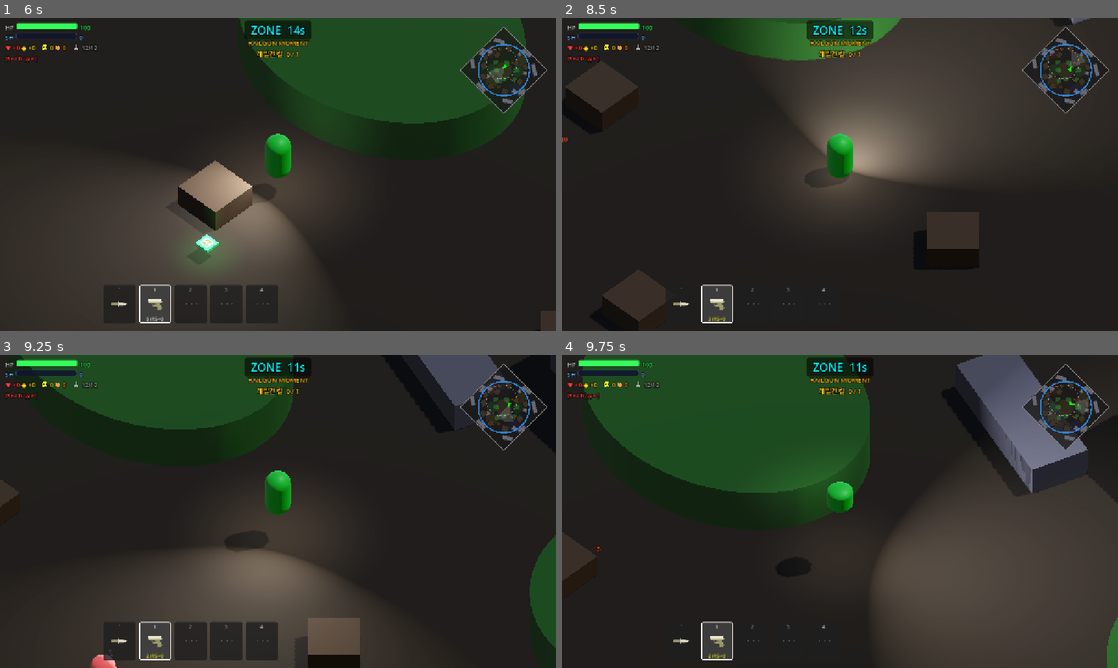
Above: before the commit, frames 1-4 (two rows, left to right).
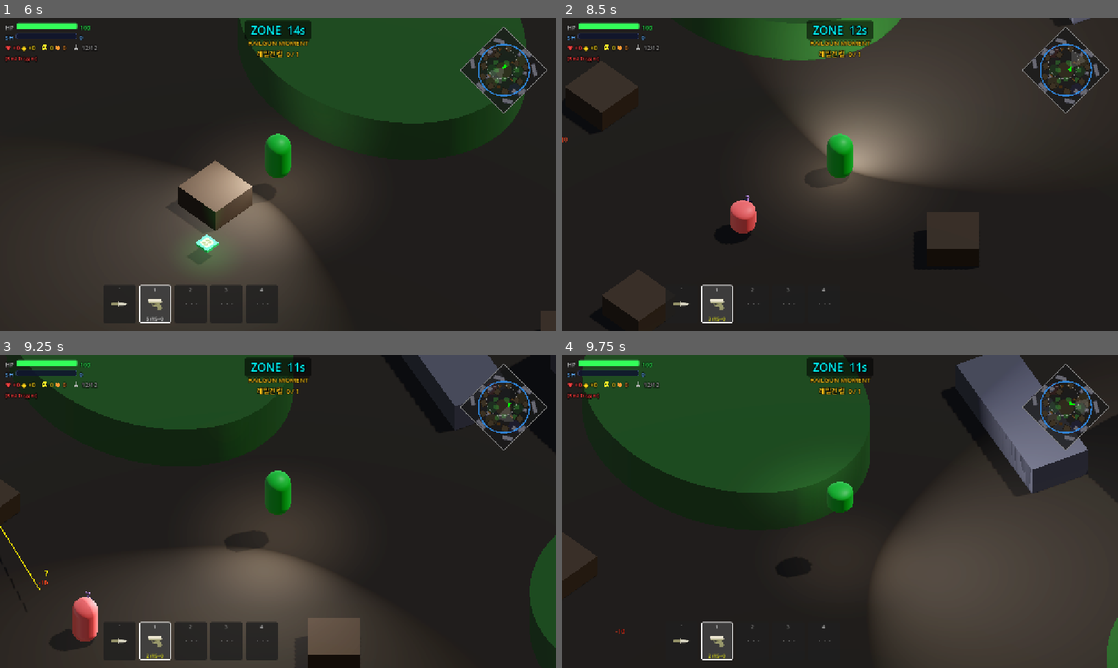
Above: after the commit, the same moments.

Repository: Kyulhee/battle-capsule
Game: Godot game, scene res://src/Main.tscn
The game is run twice, just before and just after one commit, with the same random seed, the same clock (stepped at 60 frames per second) and the same inputs.
Inputs (mouse positions are in pixels of both pictures, inside the frame that each line leads up to):
- Up to frame 1 (6 s): click "START MATCH" at 0.5 s; click "START MATCH" at 1.25 s; click "쉬움" at 2 s; click "보통" at 2.75 s; click "어려움" at 3.5 s; click "지옥" at 4.25 s; click "RECORDS" at 5 s; click "선택" at 5.75 s
- Up to frame 2 (8.5 s): tap Enter at 6.5 s; move the mouse to (962, 158) at 6.52 s; hold D (ui_right) 6.53-7.28 s; tap Q (heal) at 6.6, 7.55, 8.1 s; click (962, 158) at 6.67 s; tap Space at 6.77, 7.52 s; move the mouse to (728, 190) at 7.27 s; hold S (ui_down) 7.28-8.03 s; click (728, 190) at 7.35 s; move the mouse to (895, 105) at 8.02 s; hold D (ui_right) from 8.03 s (still down)
- Up to frame 3 (9.25 s): move the mouse to (250, 574) at 8.77 s; release D (ui_right) at 8.78 s; hold W (ui_up) from 8.78 s (still down); tap F (interact) at 8.85 s; click (250, 574) at 8.92 s; tap Space at 9.02 s; tap Q (heal) at 9.05 s
- Up to frame 4 (9.75 s): move the mouse to (1006, 558) at 9.52 s; release W (ui_up) at 9.53 s; hold A (ui_left) from 9.53 s (still down); tap C at 9.6 s

Frame 1 is identical in both runs. In frame 2, 0.4% of the frame differs, in the area x 30-35%, y 56-69%; in frame 3, 0.8%, in the area x 0-21%, y 54-100%; in frame 4, less than 0.1%.

Commit message:
feat: add artifact visual identities

Diff:
--- a/src/core/ArtifactCatalog.gd
+++ b/src/core/ArtifactCatalog.gd
@@ -26,6 +26,7 @@
 			"id": "red_trigger",
 			"label": "Red Trigger",
 			"color": Color(1.0, 0.25, 0.25),
+			"visual_id": "red_trigger",
 			"mods": {
 				"red_trigger": true,
 				"spread_all_shots": true,
@@ -39,6 +40,7 @@
 			"id": "armor_sponge",
 			"label": "Armor Sponge",
 			"color": Color(0.35, 0.60, 1.0),
+			"visual_id": "armor_sponge",
 			"mods": {
 				"max_shield_mult": 2.5,
 				"heal_to_shield": true,
@@ -51,12 +53,14 @@
 			"id": "silent_core",
 			"label": "Silent Core",
 			"color": Color(0.40, 0.95, 0.55),
+			"visual_id": "silent_core",
 			"mods": {"footstep_radius_mult": 0.0, "max_health_mult": 0.5, "max_shield_mult": 0.5},
 		},
 		{
 			"id": "ghost_grass",
 			"label": "Ghost Grass",
 			"color": Color(0.55, 1.0, 0.65),
+			"visual_id": "ghost_grass",
 			"mods": {
 				"ghost_grass": true,
 				"ghost_grass_duration": 2.0,
@@ -68,6 +72,7 @@
 			"id": "zone_battery",
 			"label": "Zone Battery",
 			"color": Color(0.20, 0.85, 1.0),
+			"visual_id": "zone_battery",
 			"mods": {
 				"heal_mult": 0.0,
 				"shield_recv_mult": 0.0,
@@ -80,6 +85,7 @@
 			"id": "emergency_shell",
 			"label": "Emergency Shell",
 			"color": Color(1.0, 0.72, 0.28),
+			"visual_id": "emergency_shell",
 			"mods": {
 				"emergency_shell": true,
 				"emergency_shell_hp_ratio": 0.3,
--- a/src/entities/player/Player.gd
+++ b/src/entities/player/Player.gd
@@ -58,6 +58,7 @@
 const PlayerTuningScript = preload("res://src/entities/player/PlayerTuning.gd")
 const PlayerOccluderFaderScript = preload("res://src/entities/player/PlayerOccluderFader.gd")
 const PlayerArtifactRuntimeScript = preload("res://src/entities/player/PlayerArtifactRuntime.gd")
+const PlayerArtifactVisualsScript = preload("res://src/entities/player/PlayerArtifactVisuals.gd")
 const WeaponSlotManagerScript = preload("res://src/core/WeaponSlotManager.gd")
 
 # ── Weapon Slot Inventory ────────────────────────────────────────────────
@@ -82,6 +83,7 @@
 var _weapon_icon_resolver = PlayerWeaponIconResolverScript.new()
 var _occluder_fader = PlayerOccluderFaderScript.new()
 var _artifact_runtime = PlayerArtifactRuntimeScript.new()
+var _artifact_visuals = PlayerArtifactVisualsScript.new()
 var _focused_pickup: Pickup = null
 
 func _ready():
@@ -120,6 +122,7 @@
 
 	if has_node("MeshInstance3D"):
 		_mesh_origin_y = $MeshInstance3D.position.y
+	_artifact_visuals.attach(self)
 
 	health_changed.connect(_on_health_changed)
 	shield_changed.connect(_on_shield_changed)
@@ -164,6 +167,7 @@
 	if not result.is_empty():
 		if has_node("/root/Telemetry"):
 			get_node("/root/Telemetry").log_artifact_event(String(result.get("event", "")))
+		_artifact_visuals.on_artifact_event(String(result.get("event", "")))
 		show_status_flash("%s ACTIVE" % String(result.get("label", "Ghost Grass")), false)
 
 func take_damage(amount: float, source: String = "gun", weapon_type: String = "", source_node: Node3D = null):
@@ -353,6 +357,8 @@
 			if dist_inside_edge >= 0.0 and dist_inside_edge <= rng:
 				current_shield = min(stats.max_shield, current_shield + _artifact_mods.get("zone_battery_regen", 0.0) * delta)
 				shield_changed.emit(current_shield, stats.max_shield)
+
+	_artifact_visuals.tick(delta, _build_artifact_visual_context())
 
 	# Zone warning pulse
 	_update_zone_warning(delta)
@@ -806,9 +812,53 @@
 						return "dirt"
 	return "dirt"
 
+func _current_weapon_type() -> String:
+	if slots.active_slot == 0:
+		return "knife"
+	if slots.active_slot >= 1 and slots.active_slot < slots.weapon_slots.size():
+		var wdata = slots.weapon_slots[slots.active_slot]
+		if wdata:
+			return String(wdata.weapon_type)
+	return String(stats.weapon_type)
+
+func _zone_battery_visual_state() -> Dictionary:
+	var result = {"near": false, "charging": false}
+	if not _artifact_mods.get("zone_battery", false) or is_dead:
+		return result
+	var main = get_tree().root.get_node_or_null("Main")
+	if not main or not main.zone:
+		return result
+	var rng = float(_artifact_mods.get("zone_battery_range", 0.0))
+	if rng <= 0.0:
+		return result
+	var pos2d = Vector2(global_position.x, global_position.z)
+	var dist_from_center = pos2d.distance_to(main.zone.current_center)
+	var dist_inside_edge = main.zone.current_radius - dist_from_center
+	var near_edge = dist_inside_edge >= 0.0 and dist_inside_edge <= rng
+	result["near"] = near_edge
+	result["charging"] = near_edge and current_shield < stats.max_shield
+	return result
+
+func _build_artifact_visual_context() -> Dictionary:
+	var zone_battery_state = _zone_battery_visual_state()
+	var shield_ratio = 0.0
+	if stats.max_shield > 0:
+		shield_ratio = clampf(current_shield / float(stats.max_shield), 0.0, 1.0)
+	return {
+		"is_dead": is_dead,
+		"is_crouching": is_crouching,
+		"weapon_type": _current_weapon_type(),
+		"move_speed": Vector2(velocity.x, velocity.z).length(),
+		"shield_ratio": shield_ratio,
+		"zone_battery_near": bool(zone_battery_state.get("near", false)),
+		"zone_battery_charging": bool(zone_battery_state.get("charging", false)),
+		"ghost_grass_active": _artifact_runtime.is_ghost_grass_active(),
+	}
+
 func apply_artifact(artifact: Dictionary):
 	active_artifact = artifact
 	_artifact_runtime.configure(artifact)
+	_artifact_visuals.configure(artifact)
 	_artifact_mods = {
 		"damage_mult": 1.0, "spread_mult": 1.0, "spread_all_shots": false, "red_trigger": false,
 		"shotgun_damage_mult": 1.0, "non_shotgun_damage_mult": 1.0,
@@ -855,6 +905,7 @@
 	receive_shield(float(result.get("shield", 0.0)))
 	if has_node("/root/Telemetry"):
 		get_node("/root/Telemetry").log_artifact_event(String(result.get("event", "")))
+	_artifact_visuals.on_artifact_event(String(result.get("event", "")))
 	show_status_flash("%s +%d SHIELD" % [
 		String(result.get("label", "Emergency Shell")),
 		int(roundf(float(result.get("shield", 0.0)))),
--- /dev/null
+++ b/src/entities/player/PlayerArtifactVisuals.gd
@@ -0,0 +1,413 @@
+class_name PlayerArtifactVisuals
+extends RefCounted
+
+const ROOT_NAME := "ArtifactVisualRoot"
+const RED_TRIGGER_COLOR := Color(1.0, 0.08, 0.04, 0.42)
+const ARMOR_COLOR := Color(0.35, 0.62, 1.0, 0.78)
+const SILENT_COLOR := Color(0.60, 1.0, 0.72, 0.18)
+const ZONE_BATTERY_COLOR := Color(0.18, 0.72, 1.0, 0.48)
+const EMERGENCY_COLOR := Color(1.0, 0.72, 0.28, 0.88)
+const GHOST_GRASS_COLOR := Color(0.48, 1.0, 0.42, 0.28)
+
+var _host: Node3D = null
+var _root: Node3D = null
+var _artifact_id: String = ""
+var _visual_id: String = ""
+var _artifact_color: Color = Color.WHITE
+var _time: float = 0.0
+var _emergency_pack_spent: bool = false
+
+var _red_ring: MeshInstance3D = null
+var _red_light: OmniLight3D = null
+var _armor_plates: Array = []
+var _silent_echoes: Array = []
+var _zone_nodes: Array = []
+var _zone_light: OmniLight3D = null
+var _emergency_pack: Node3D = null
+var _rupture_shards: Array = []
+var _ghost_nodes: Array = []
+
+
+func attach(host: Node3D) -> void:
+	_host = host
+	if not _is_valid(_host):
+		return
+	if _is_valid(_root):
+		return
+	_root = Node3D.new()
+	_root.name = ROOT_NAME
+	_root.process_mode = Node.PROCESS_MODE_PAUSABLE
+	_host.add_child(_root)
+
+
+func configure(artifact: Dictionary) -> void:
+	_clear_visuals()
+	_artifact_id = String(artifact.get("id", ""))
+	_visual_id = String(artifact.get("visual_id", _artifact_id))
+	_artifact_color = artifact.get("color", Color.WHITE)
+	_emergency_pack_spent = false
+	if _visual_id == "" or not _is_valid(_root):
+		return
+
+	match _visual_id:
+		"red_trigger":
+			_create_red_trigger()
+		"armor_sponge":
+			_create_armor_sponge()
+		"silent_core":
+			_create_silent_core()
+		"zone_battery":
+			_create_zone_battery()
+		"emergency_shell":
+			_create_emergency_shell()
+		"ghost_grass":
+			_create_ghost_grass()
+
+
+func tick(delta: float, context: Dictionary) -> void:
+	if not _is_valid(_root):
+		return
+	_time += delta
+	match _visual_id:
+		"red_trigger":
+			_update_red_trigger(context)
+		"armor_sponge":
+			_update_armor_sponge(context)
+		"silent_core":
+			_update_silent_core(context)
+		"zone_battery":
+			_update_zone_battery(context)
+		"emergency_shell":
+			_update_emergency_shell(context)
+		"ghost_grass":
+			_update_ghost_grass(context)
+	_update_rupture_shards(delta)
+
+
+func on_artifact_event(event: String) -> void:
+	if event == "emergency_shell_triggered" and _visual_id == "emergency_shell":
+		_trigger_emergency_shell_break()
+
+
+func debug_state() -> Dictionary:
+	return {
+		"artifact_id": _artifact_id,
+		"visual_id": _visual_id,
+		"red_trigger_visible": _is_visible(_red_ring),
+		"armor_visible_count": _visible_count(_armor_plates),
+		"silent_visible_count": _visible_count(_silent_echoes),
+		"zone_battery_visible": _visible_count(_zone_nodes) > 0,
+		"emergency_pack_visible": _is_visible(_emergency_pack),
+		"rupture_count": _rupture_shards.size(),
+		"ghost_grass_visible": _visible_count(_ghost_nodes) > 0,
+	}
+
+
+func _create_red_trigger() -> void:
+	var torus = TorusMesh.new()
+	torus.inner_radius = 0.72
+	torus.outer_radius = 0.82
+	_red_ring = _mesh_node("RedTriggerGlow", torus, RED_TRIGGER_COLOR, Vector3(0.0, 0.08, 0.0))
+	_red_ring.visible = false
+	_red_light = OmniLight3D.new()
+	_red_light.name = "RedTriggerLight"
+	_red_light.position = Vector3(0.0, 1.0, 0.0)
+	_red_light.light_color = Color(1.0, 0.1, 0.05)
+	_red_light.omni_range = 3.6
+	_red_light.light_energy = 0.0
+	_red_light.visible = false
+	_root.add_child(_red_light)
+
+
+func _create_armor_sponge() -> void:
+	_add_armor_plate("ArmorChest", Vector3(0.72, 0.58, 0.08), Vector3(0.0, 1.17, -0.48))
+	_add_armor_plate("ArmorBack", Vector3(0.64, 0.48, 0.08), Vector3(0.0, 1.20, 0.50))
+	_add_armor_plate("ArmorShoulderL", Vector3(0.24, 0.16, 0.42), Vector3(-0.52, 1.55, -0.02))
+	_add_armor_plate("ArmorShoulderR", Vector3(0.24, 0.16, 0.42), Vector3(0.52, 1.55, -0.02))
+	_add_armor_plate("ArmorBelt", Vector3(0.78, 0.12, 0.16), Vector3(0.0, 0.76, -0.38))
+
+
+func _create_silent_core() -> void:
+	for i in range(3):
+		var mesh = CapsuleMesh.new()
+		mesh.radius = 0.48 + 0.05 * i
+		mesh.height = 1.85
+		var echo = _mesh_node(
+			"SilentEcho%d" % i,
+			mesh,
+			Color(SILENT_COLOR.r, SILENT_COLOR.g, SILENT_COLOR.b, maxf(0.05, SILENT_COLOR.a - 0.04 * i)),
+			Vector3(0.0, 1.0, 0.24 + 0.20 * i)
+		)
+		echo.visible = false
+		_silent_echoes.append(echo)
+
+
+func _create_zone_battery() -> void:
+	for i in range(2):
+		var torus = TorusMesh.new()
+		torus.inner_radius = 0.58 + 0.12 * i
+		torus.outer_radius = 0.62 + 0.12 * i
+		var ring = _mesh_node(
+			"ZoneBatteryRing%d" % i,
+			torus,
+			Color(ZONE_BATTERY_COLOR.r, ZONE_BATTERY_COLOR.g, ZONE_BATTERY_COLOR.b, 0.26),
+			Vector3(0.0, 0.18 + 0.48 * i, 0.0)
+		)
+		ring.visible = false
+		_zone_nodes.append(ring)
+
+	for i in range(4):
+		var arc_mesh = BoxMesh.new()
+		arc_mesh.size = Vector3(0.06, 0.08, 0.78)
+		var arc = _mesh_node(
+			"ZoneBatteryArc%d" % i,
+			arc_mesh,
+			Color(ZONE_BATTERY_COLOR.r, ZONE_BATTERY_COLOR.g, ZONE_BATTERY_COLOR.b, 0.36),
+			Vector3(0.0, 0.76 + 0.12 * (i % 2), 0.0)
+		)
+		arc.visible = false
+		_zone_nodes.append(arc)
+
+	_zone_light = OmniLight3D.new()
+	_zone_light.name = "ZoneBatteryLight"
+	_zone_light.position = Vector3(0.0, 1.0, 0.0)
+	_zone_light.light_color = Color(0.15, 0.70, 1.0)
+	_zone_light.omni_range = 4.0
+	_zone_light.light_energy = 0.0
+	_zone_light.visible = false
+	_root.add_child(_zone_light)
+
+
+func _create_emergency_shell() -> void:
+	_emergency_pack = Node3D.new()
+	_emergency_pack.name = "EmergencyShellPack"
+	_emergency_pack.position = Vector3(0.0, 1.18, 0.58)
+	_root.add_child(_emergency_pack)
+
+	var body = BoxMesh.new()
+	body.size = Vector3(0.42, 0.58, 0.16)
+	var body_node = _mesh_node("PackBody", body, EMERGENCY_COLOR, Vector3.ZERO, _emergency_pack)
+	var cross_v = BoxMesh.new()
+	cross_v.size = Vector3(0.09, 0.42, 0.18)
+	_mesh_node("PackCrossV", cross_v, Color(1.0, 0.18, 0.12, 0.95), Vector3(0.0, 0.0, -0.02), _emergency_pack)
+	var cross_h = BoxMesh.new()
+	cross_h.size = Vector3(0.32, 0.08, 0.18)
+	_mesh_node("PackCrossH", cross_h, Color(1.0, 0.18, 0.12, 0.95), Vector3(0.0, 0.0, -0.03), _emergency_pack)
+	body_node.visible = true
+
+
+func _create_ghost_grass() -> void:
+	var torus = TorusMesh.new()
+	torus.inner_radius = 0.66
+	torus.outer_radius = 0.72
+	var ring = _mesh_node("GhostGrassWake", torus, GHOST_GRASS_COLOR, Vector3(0.0, 0.10, 0.0))
+	ring.visible = false
+	_ghost_nodes.append(ring)
+	for i in range(5):
+		var mote_mesh = CylinderMesh.new()
+		mote_mesh.top_radius = 0.025
+		mote_mesh.bottom_radius = 0.045
+		mote_mesh.height = 0.38
+		mote_mesh.radial_segments = 8
+		var angle = float(i) / 5.0 * PI * 2.0
+		var mote = _mesh_node(
+			"GhostGrassMote%d" % i,
+			mote_mesh,
+			Color(GHOST_GRASS_COLOR.r, GHOST_GRASS_COLOR.g, GHOST_GRASS_COLOR.b, 0.34),
+			Vector3(cos(angle) * 0.58, 0.22, sin(angle) * 0.58)
+		)
+		mote.visible = false
+		_ghost_nodes.append(mote)
+
+
+func _update_red_trigger(context: Dictionary) -> void:
+	var active = not bool(context.get("is_dead", false)) and String(context.get("weapon_type", "")) == "shotgun"
+	if _is_valid(_red_ring):
+		_red_ring.visible = active
+		if active:
+			var pulse = 0.5 + 0.5 * sin(_time * 8.0)
+			_red_ring.scale = Vector3.ONE * (1.0 + 0.08 * pulse)
+			_set_mesh_alpha(_red_ring, 0.28 + 0.18 * pulse)
+	if _is_valid(_red_light):
+		_red_light.visible = active
+		_red_light.light_energy = 1.0 + 1.1 * (0.5 + 0.5 * sin(_time * 7.0)) if active else 0.0
+
+
+func _update_armor_sponge(context: Dictionary) -> void:
+	var ratio = clampf(float(context.get("shield_ratio", 0.0)), 0.0, 1.0)
+	var visible_count = ceili(ratio * float(_armor_plates.size()))
+	if ratio <= 0.01:
+		visible_count = 0
+	for i in range(_armor_plates.size()):
+		var plate = _armor_plates[i]
+		var active = i < visible_count and not bool(context.get("is_dead", false))
+		if _is_valid(plate):
+			plate.visible = active
+			if active:
+				_set_mesh_alpha(plate, 0.50 + 0.35 * ratio)
+
+
+func _update_silent_core(context: Dictionary) -> void:
+	var moving = float(context.get("move_speed", 0.0)) > 3.5 and not bool(context.get("is_crouching", false))
+	var active = moving and not bool(context.get("is_dead", false))
+	for i in range(_silent_echoes.size()):
+		var echo = _silent_echoes[i]
+		if not _is_valid(echo):
+			continue
+		echo.visible = active
+		if active:
+			var phase = _time * 5.0 - float(i) * 0.75
+			echo.position.z = 0.22 + 0.22 * float(i) + 0.04 * sin(phase)
+			_set_mesh_alpha(echo, maxf(0.04, 0.16 - 0.035 * i + 0.035 * sin(phase)))
+
+
+func _update_zone_battery(context: Dictionary) -> void:
+	var near_zone = bool(context.get("zone_battery_near", false))
+	var charging = bool(context.get("zone_battery_charging", false))
+	var active = near_zone and not bool(context.get("is_dead", false))
+	var intensity = 1.0 if charging else 0.45
+	for i in range(_zone_nodes.size()):
+		var node = _zone_nodes[i]
+		if not _is_valid(node):
+			continue
+		node.visible = active
+		if active:
+			node.rotation.y = _time * (1.4 + 0.18 * i)
+			node.rotation.x = 0.20 * sin(_time * 3.0 + i)
+			_set_mesh_alpha(node, (0.18 + 0.10 * sin(_time * 5.0 + i)) * intensity)
+	if _is_valid(_zone_light):
+		_zone_light.visible = active
+		_zone_light.light_energy = 1.8 * intensity if active else 0.0
+
+
+func _update_emergency_shell(context: Dictionary) -> void:
+	if _is_valid(_emergency_pack):
+		_emergency_pack.visible = not _emergency_pack_spent and not bool(context.get("is_dead", false))
+
+
+func _update_ghost_grass(context: Dictionary) -> void:
+	var active = bool(context.get("ghost_grass_active", false)) and not bool(context.get("is_dead", false))
+	for i in range(_ghost_nodes.size()):
+		var node = _ghost_nodes[i]
+		if not _is_valid(node):
+			continue
+		node.visible = active
+		if active:
+			node.rotation.y = _time * (1.2 + i * 0.08)
+			if i > 0:
+				node.position.y = 0.20 + 0.10 * sin(_time * 5.0 + i)
+			_set_mesh_alpha(node, 0.16 + 0.12 * sin(_time * 4.0 + i))
+
+
+func _trigger_emergency_shell_break() -> void:
+	if _emergency_pack_spent:
+		return
+	_emergency_pack_spent = true
+	if _is_valid(_emergency_pack):
+		_emergency_pack.visible = false
+	for i in range(8):
+		var shard_mesh = BoxMesh.new()
+		shard_mesh.size = Vector3(0.08, 0.04, 0.18)
+		var shard = _mesh_node("EmergencyShellShard%d" % i, shard_mesh, Color(1.0, 0.55, 0.18, 0.78), Vector3(0.0, 1.2, 0.58))
+		var angle = float(i) / 8.0 * PI * 2.0
+		shard.rotation = Vector3(randf() * PI, randf() * PI, randf() * PI)
+		_rupture_shards.append({
+			"node": shard,
+			"life": 0.55 + 0.04 * i,
+			"velocity": Vector3(cos(angle) * 0.85, 0.55 + 0.08 * (i % 3), sin(angle) * 0.65 + 0.20),
+		})
+
+
+func _update_rupture_shards(delta: float) -> void:
+	var i = _rupture_shards.size() - 1
+	while i >= 0:
+		var shard_state: Dictionary = _rupture_shards[i]
+		var shard = shard_state.get("node")
+		var life = float(shard_state.get("life", 0.0)) - delta
+		shard_state["life"] = life
+		if life <= 0.0 or not _is_valid(shard):
+			if _is_valid(shard):
+				shard.queue_free()
+			_rupture_shards.remove_at(i)
+		else:
+			shard.position += shard_state.get("velocity", Vector3.ZERO) * delta
+			shard.rotation += Vector3(4.0, 2.5, 3.0) * delta
+			_set_mesh_alpha(shard, clampf(life / 0.55, 0.0, 1.0) * 0.72)
+		i -= 1
+
+
+func _add_armor_plate(name: String, size: Vector3, position: Vector3) -> void:
+	var mesh = BoxMesh.new()
+	mesh.size = size
+	var plate = _mesh_node(name, mesh, ARMOR_COLOR, position)
+	plate.visible = false
+	_armor_plates.append(plate)
+
+
+func _mesh_node(
+	name: String,
+	mesh: Mesh,
+	color: Color,
+	position: Vector3,
+	parent: Node3D = null
+) -> MeshInstance3D:
+	var node = MeshInstance3D.new()
+	node.name = name
+	node.mesh = mesh
+	node.material_override = _material(color)
+	node.position = position
+	var target_parent = parent if parent != null else _root
+	target_parent.add_child(node)
+	return node
+
+
+func _material(color: Color) -> StandardMaterial3D:
+	var mat = StandardMaterial3D.new()
+	mat.albedo_color = color
+	mat.emission_enabled = true
+	mat.emission = Color(color.r, color.g, color.b, 1.0)
+	mat.emission_energy_multiplier = 1.1
+	if color.a < 0.99:
+		mat.transparency = BaseMaterial3D.TRANSPARENCY_ALPHA
+	return mat
+
+
+func _set_mesh_alpha(mesh: MeshInstance3D, alpha: float) -> void:
+	if not _is_valid(mesh):
+		return
+	var mat = mesh.material_override
+	if mat is BaseMaterial3D:
+		var c = mat.albedo_color
+		c.a = clampf(alpha, 0.0, 1.0)
+		mat.albedo_color = c
+
+
+func _clear_visuals() -> void:
+	if _is_valid(_root):
+		for child in _root.get_children():
+			child.free()
+	_red_ring = null
+	_red_light = null
+	_armor_plates.clear()
+	_silent_echoes.clear()
+	_zone_nodes.clear()
+	_zone_light = null
+	_emergency_pack = null
+	_rupture_shards.clear()
+	_ghost_nodes.clear()
+
+
+func _is_visible(node) -> bool:
+	return _is_valid(node) and bool(node.visible)
+
+
+func _visible_count(nodes: Array) -> int:
+	var count = 0
+	for node in nodes:
+		if _is_visible(node):
+			count += 1
+	return count
+
+
+func _is_valid(node) -> bool:
+	return node != null and is_instance_valid(node)
--- /dev/null
+++ b/tools/verify_artifact_visuals.gd
@@ -0,0 +1,150 @@
+extends SceneTree
+
+var _visuals_script = null
+
+
+func _init():
+	_visuals_script = load("res://src/entities/player/PlayerArtifactVisuals.gd")
+	var host = Node3D.new()
+	root.add_child(host)
+	var visuals = _visuals_script.new()
+	visuals.attach(host)
+
+	if not _verify_catalog_visual_ids():
+		quit(1)
+		return
+	if not _verify_red_trigger(visuals):
+		quit(1)
+		return
+	if not _verify_armor_sponge(visuals):
+		quit(1)
+		return
+	if not _verify_silent_core(visuals):
+		quit(1)
+		return
+	if not _verify_zone_battery(visuals):
+		quit(1)
+		return
+	if not _verify_emergency_shell(visuals):
+		quit(1)
+		return
+	if not _verify_ghost_grass(visuals):
+		quit(1)
+		return
+
+	print("Artifact visuals smoke passed.")
+	quit(0)
+
+
+func _verify_catalog_visual_ids() -> bool:
+	var catalog_script = load("res://src/core/ArtifactCatalog.gd")
+	var catalog = catalog_script.starting_artifacts(1)
+	for artifact in catalog:
+		if String(artifact.get("visual_id", "")).strip_edges() == "":
+			return _fail("Artifact %s is missing visual_id." % artifact.get("id", ""))
+	return true
+
+
+func _verify_red_trigger(visuals) -> bool:
+	visuals.configure({
+		"id": "red_trigger",
+		"label": "Red Trigger",
+		"color": Color(1.0, 0.25, 0.25),
+		"visual_id": "red_trigger",
+	})
+	visuals.tick(0.1, {"weapon_type": "shotgun", "is_dead": false})
+	if not bool(visuals.debug_state().get("red_trigger_visible", false)):
+		return _fail("Red Trigger glow was not visible while holding a shotgun.")
+	visuals.tick(0.1, {"weapon_type": "pistol", "is_dead": false})
+	if bool(visuals.debug_state().get("red_trigger_visible", false)):
+		return _fail("Red Trigger glow stayed visible without a shotgun.")
+	return true
+
+
+func _verify_armor_sponge(visuals) -> bool:
+	visuals.configure({
+		"id": "armor_sponge",
+		"label": "Armor Sponge",
+		"color": Color(0.35, 0.60, 1.0),
+		"visual_id": "armor_sponge",
+	})
+	visuals.tick(0.1, {"shield_ratio": 0.65, "is_dead": false})
+	if int(visuals.debug_state().get("armor_visible_count", 0)) < 3:
+		return _fail("Armor Sponge did not reveal armor plates from shield ratio.")
+	visuals.tick(0.1, {"shield_ratio": 0.0, "is_dead": false})
+	if int(visuals.debug_state().get("armor_visible_count", 0)) != 0:
+		return _fail("Armor Sponge plates stayed visible at zero shield.")
+	return true
+
+
+func _verify_silent_core(visuals) -> bool:
+	visuals.configure({
+		"id": "silent_core",
+		"label": "Silent Core",
+		"color": Color(0.40, 0.95, 0.55),
+		"visual_id": "silent_core",
+	})
+	visuals.tick(0.1, {"move_speed": 5.0, "is_crouching": false, "is_dead": false})
+	if int(visuals.debug_state().get("silent_visible_count", 0)) == 0:
+		return _fail("Silent Core afterimages were not visible while running.")
+	visuals.tick(0.1, {"move_speed": 0.0, "is_crouching": false, "is_dead": false})
+	if int(visuals.debug_state().get("silent_visible_count", 0)) != 0:
+		return _fail("Silent Core afterimages stayed visible while stopped.")
+	return true
+
+
+func _verify_zone_battery(visuals) -> bool:
+	visuals.configure({
+		"id": "zone_battery",
+		"label": "Zone Battery",
+		"color": Color(0.20, 0.85, 1.0),
+		"visual_id": "zone_battery",
+	})
+	visuals.tick(0.1, {"zone_battery_near": true, "zone_battery_charging": true, "is_dead": false})
+	if not bool(visuals.debug_state().get("zone_battery_visible", false)):
+		return _fail("Zone Battery plasma was not visible near the zone edge.")
+	visuals.tick(0.1, {"zone_battery_near": false, "zone_battery_charging": false, "is_dead": false})
+	if bool(visuals.debug_state().get("zone_battery_visible", false)):
+		return _fail("Zone Battery plasma stayed visible away from the zone edge.")
+	return true
+
+
+func _verify_emergency_shell(visuals) -> bool:
+	visuals.configure({
+		"id": "emergency_shell",
+		"label": "Emergency Shell",
+		"color": Color(1.0, 0.72, 0.28),
+		"visual_id": "emergency_shell",
+	})
+	visuals.tick(0.1, {"is_dead": false})
+	if not bool(visuals.debug_state().get("emergency_pack_visible", false)):
+		return _fail("Emergency Shell pack was not visible before triggering.")
+	visuals.on_artifact_event("emergency_shell_triggered")
+	visuals.tick(0.1, {"is_dead": false})
+	var state = visuals.debug_state()
+	if bool(state.get("emergency_pack_visible", false)):
+		return _fail("Emergency Shell pack stayed visible after triggering.")
+	if int(state.get("rupture_count", 0)) == 0:
+		return _fail("Emergency Shell did not spawn rupture shards.")
+	return true
+
+
+func _verify_ghost_grass(visuals) -> bool:
+	visuals.configure({
+		"id": "ghost_grass",
+		"label": "Ghost Grass",
+		"color": Color(0.55, 1.0, 0.65),
+		"visual_id": "ghost_grass",
+	})
+	visuals.tick(0.1, {"ghost_grass_active": true, "is_dead": false})
+	if not bool(visuals.debug_state().get("ghost_grass_visible", false)):
+		return _fail("Ghost Grass visual was not visible while active.")
+	visuals.tick(0.1, {"ghost_grass_active": false, "is_dead": false})
+	if bool(visuals.debug_state().get("ghost_grass_visible", false)):
+		return _fail("Ghost Grass visual stayed visible while inactive.")
+	return true
+
+
+func _fail(message: String) -> bool:
+	push_error(message)
+	return false
Not shown, changed: docs/ARCHITECTURE.md
Not shown, changed: docs/DEVLOG.md
Not shown, changed: docs/IMPACT_MAP.md
Not shown, changed: docs/MASTERPLAN.md
Not shown, changed: docs/TESTING.md
Not shown, changed: docs/devlog/v1.12.md
